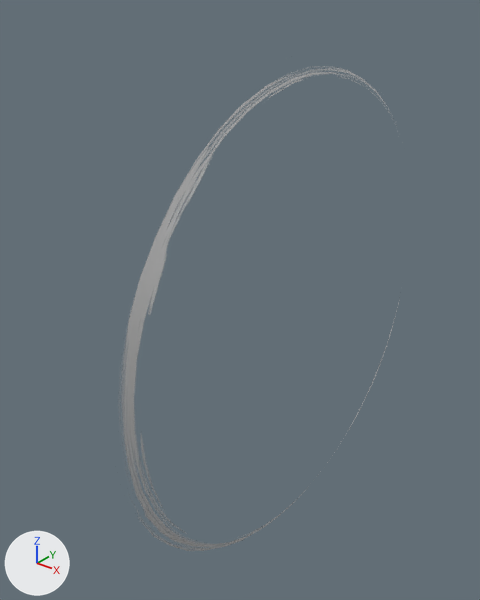
Before and after pictures for a commit that changed the FBX model Client/Asset/Resources/Models/Effect/Akaza/WindSlash.fbx.
Both versions are drawn from a 50 mm camera at (0.616, -0.91, 0.565) aimed at (-0.068, -0.056, 0.035). Every picture has the same lights, and +X, +Y and +Z are marked at lower left. The older version comes first.

The older version as bpy lines, for what is in view:
```python
me_sm_e_plc_p1012_ring001_mesh0000 = bpy.data.meshes.new('SM_e_Plc_P1012_Ring001_mesh0000')
me_sm_e_plc_p1012_ring001_mesh0000.from_pydata(...)  # 96 vertices, 96 faces; spans x 0.0..0.057, y -0.496..0.496, z -0.496..0.496
me_sm_e_plc_p1012_ring001_mesh0000.materials.append(mat_m_e_cmn_sampling001_001)
ob_sm_e_plc_p1012_ring001_001 = bpy.data.objects.new('SM_e_Plc_P1012_Ring001.001', me_sm_e_plc_p1012_ring001_mesh0000)
ob_sm_e_plc_p1012_ring001_001.location = (0.0, 0.0, 0.0)
ob_sm_e_plc_p1012_ring001_001.rotation_euler = (1.571, 0.0, 0.0)  # degrees (90, 0, 0)
```
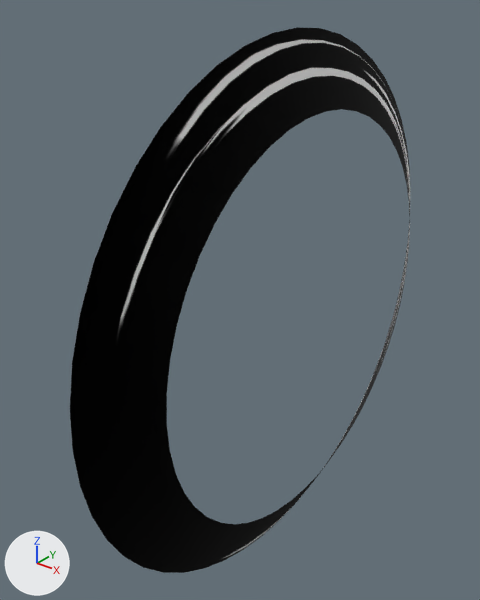
The newer file is also turned or shifted as a whole; pictures and numbers use the older file's frame.

Changed parts and their boxes (x1, y1, x2, y2) in the pictures (480 x 600 px):
'SM_e_Plc_P1012_Ring001.001', recoloured, turned: before (122, 67, 400, 551); after (70, 27, 410, 573)

Patch to the scene script:
```diff
--- a/Client/Asset/Resources/Models/Effect/Akaza/WindSlash.fbx.py
+++ b/Client/Asset/Resources/Models/Effect/Akaza/WindSlash.fbx.py
@@ img_t_e_useful_wind005_dds @@
+img_t_e_useful_wind005_dds = load_image('T_e_Useful_Wind005.dds', 'T_e_Useful_Wind005.dds', 128, 256, 'sRGB')
@@ mat_m_e_cmn_sampling001_011 @@
+mat_m_e_cmn_sampling001_011 = principled_material('M_e_cmn_Sampling001.011')
+mat_m_e_cmn_sampling001_011.texture = img_t_e_useful_wind005_dds
+mat_m_e_cmn_sampling001_011.metallic = 1.0
+mat_m_e_cmn_sampling001_011.roughness = 0.553
@@ me_sm_e_plc_p1012_ring001_mesh0000 @@
 me_sm_e_plc_p1012_ring001_mesh0000.from_pydata(...)  # 96 vertices, 96 faces; spans x 0.0..0.057, y -0.496..0.496, z -0.496..0.496
-me_sm_e_plc_p1012_ring001_mesh0000.materials.append(mat_m_e_cmn_sampling001_001)
+me_sm_e_plc_p1012_ring001_mesh0000.materials.append(mat_m_e_cmn_sampling001_011)  # picture img_t_e_useful_wind005_dds
@@ ob_sm_e_plc_p1012_ring001_001 @@
 ob_sm_e_plc_p1012_ring001_001.location = (0.0, 0.0, 0.0)
-ob_sm_e_plc_p1012_ring001_001.rotation_euler = (1.571, 0.0, 0.0)  # degrees (90, 0, 0)
+ob_sm_e_plc_p1012_ring001_001.rotation_euler = (-1.571, 0.0, 0.0)  # degrees (-90, 0, 0)
```
